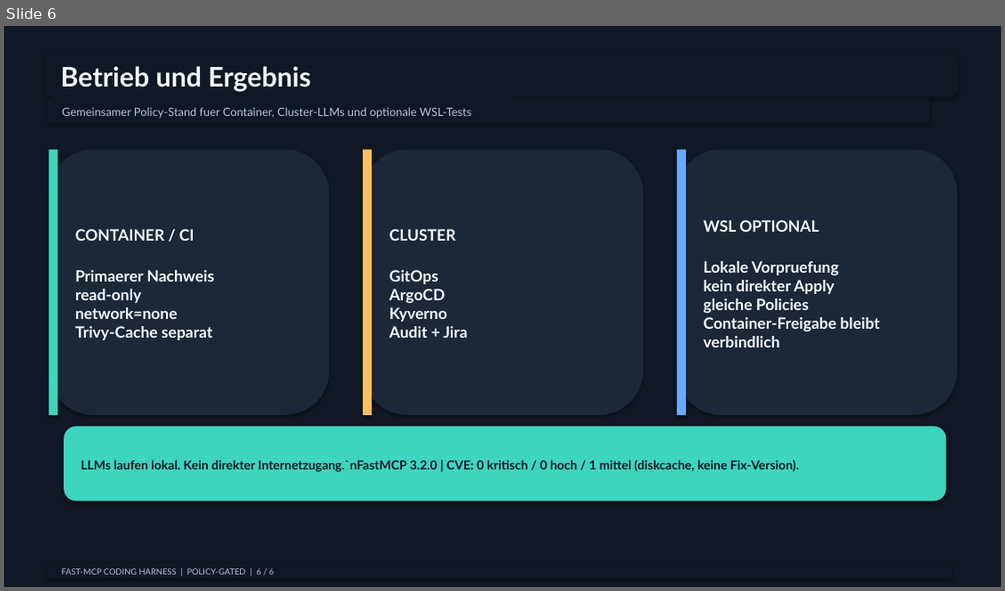
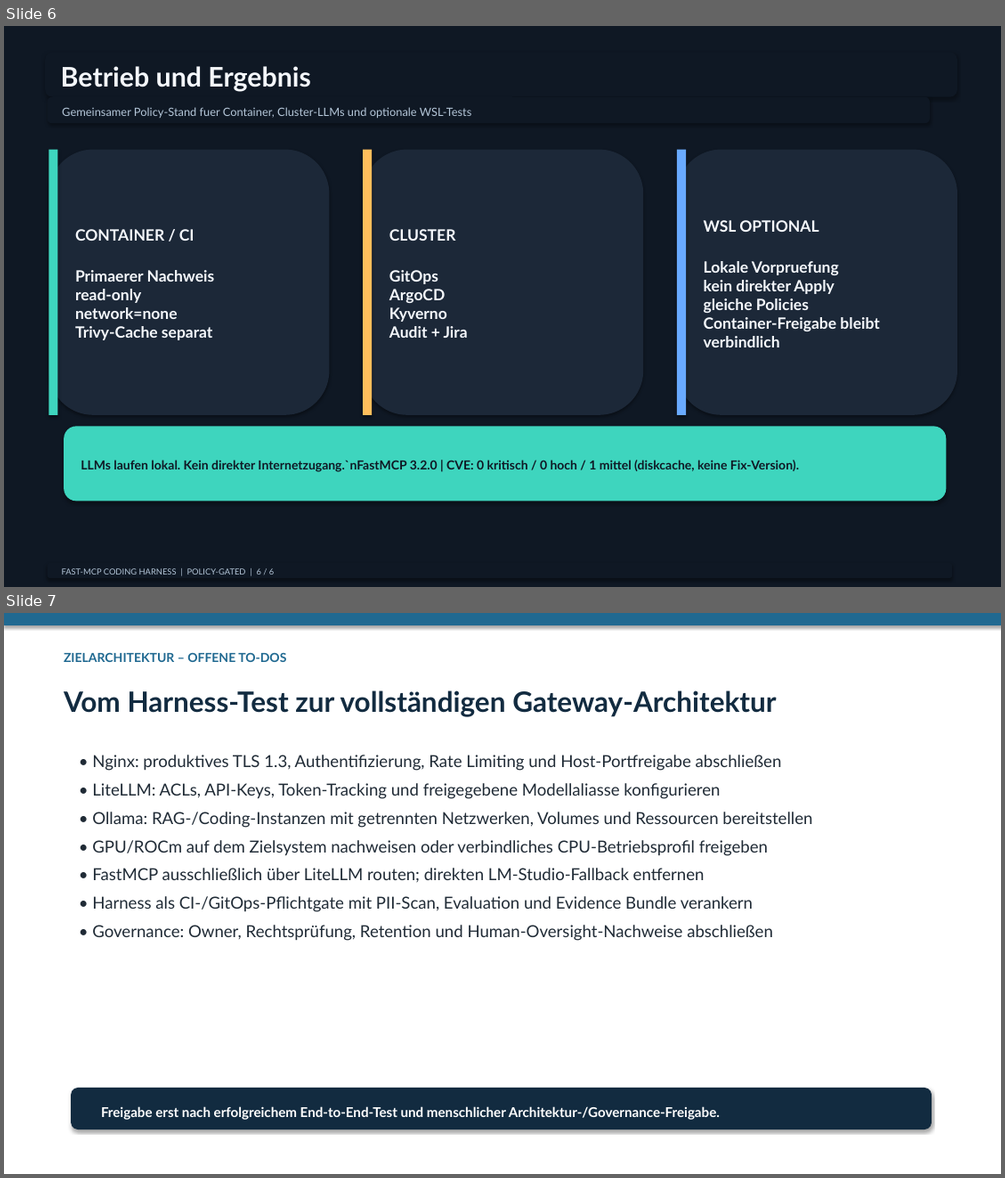
Before and after one commit to andreasredjack/FastMCP-Harnes, a slide deck: Harness-System.pptx. Shown one above the other, each under a label of ours: slide 6 before the commit, slides 6 and 7 after it. The pictures are 1005x591 and 1005x1178 pixels, drawn with LibreOffice and Linux fonts; fonts in the diff are those of the drawing. Boxes give left, top, right and bottom in pixels: in the first picture for what was removed or moved away, otherwise in the second. Text is boxed around its words. In the diff, an @@ line names an element or a change of style, - is before the commit and + after.

Commit message:
docs: align manuals and presentation with target architecture

```diff
--- a/Harness-System.pptx
+++ b/Harness-System.pptx
@@ slide 7 added at box(4, 613, 1001, 1174), background #FFFFFF @@
@@ rectangle added at box(4, 613, 1001, 625), fill #206991, outline #206991 0.75 pt @@
@@ text added at box(64, 652, 286, 662), 12 pt, text #206991, bold @@
+ZIELARCHITEKTUR – OFFENE TO-DOS
@@ text added at box(64, 690, 776, 717), 27 pt, text #122B40, bold @@
+Vom Harness-Test zur vollständigen Gateway-Architektur
@@ text added at box(92, 755, 812, 941), 16 pt, text #202B36 @@
+• Nginx: produktives TLS 1.3, Authentifizierung, Rate Limiting und Host-Portfreigabe abschließen
+• LiteLLM: ACLs, API-Keys, Token-Tracking und freigegebene Modellaliasse konfigurieren
+• Ollama: RAG-/Coding-Instanzen mit getrennten Netzwerken, Volumes und Ressourcen bereitstellen
+• GPU/ROCm auf dem Zielsystem nachweisen oder verbindliches CPU-Betriebsprofil freigeben
+• FastMCP ausschließlich über LiteLLM routen; direkten LM-Studio-Fallback entfernen
+• Harness als CI-/GitOps-Pflichtgate mit PII-Scan, Evaluation und Evidence Bundle verankern
+• Governance: Owner, Rechtsprüfung, Retention und Human-Oversight-Nachweise abschließen
@@ rounded rectangle added at box(72, 1088, 931, 1129), fill #122B40, outline #122B40 0.75 pt @@
@@ text added at box(101, 1106, 720, 1119), 13 pt, text #FFFFFF, bold @@
+Freigabe erst nach erfolgreichem End-to-End-Test und menschlicher Architektur-/Governance-Freigabe.
```
Also in this commit, not shown: 12 other files.
